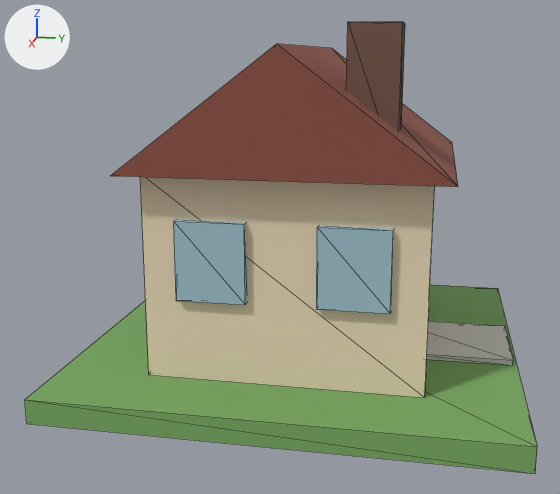
What one commit did to the glTF model assets/models/buildings/house-1.glb.
Before and after are seen from a 50 mm lens placed at (1.724, 0.279, 0.689), pointed at (0.039, -0.058, 0.267). Lighting does not change. The marker at upper left points along +X, +Y and +Z. The older version comes first. Mesh edges are drawn as thin lines. Vertices at exactly the same position are counted once.

In view in the first picture: 'house-1'.
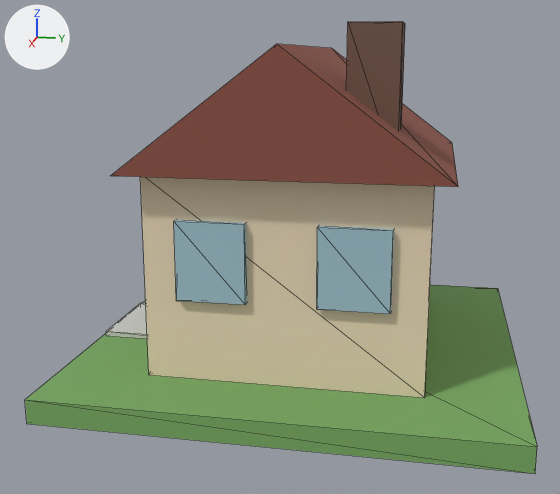
Pixel boxes [x1, y1, x2, y2] of what changed, in the pictures (560 x 494 px; the box of a moved part takes in the faces that stretch with it):
part 1 of me_cube, moved or reshaped
    before: [426, 321, 513, 366]
    after: [106, 303, 147, 339]

The change, as a diff of the scene's bpy script:
```diff
--- a/assets/models/buildings/house-1.glb.py
+++ b/assets/models/buildings/house-1.glb.py
@@ me_cube @@
 me_cube.from_pydata(...)  # 78 vertices, 116 faces; spans x -0.47..0.47, y -0.47..0.47, z 0.0..0.75
 # used by ob_house_1; location = (0.0, 0.0, 0.0)
+# me_cube part 1: the loose piece of 8 vertices spanning x -0.11..0.11, y 0.179..0.461, z 0.05..0.062 is moved by (0.0, -0.639, 0.0)
 me_cube.materials.append(mat_ml78a961)
```
